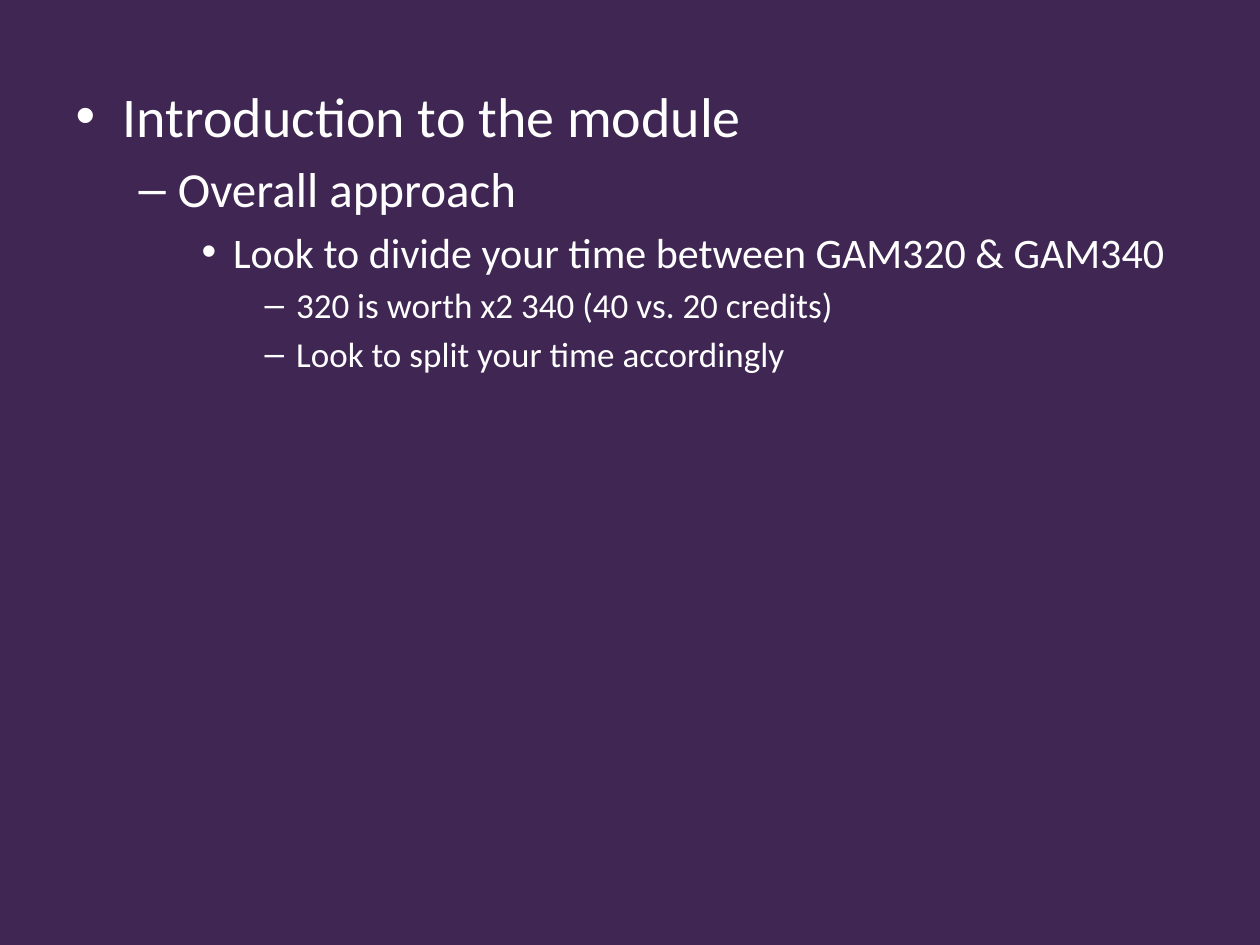
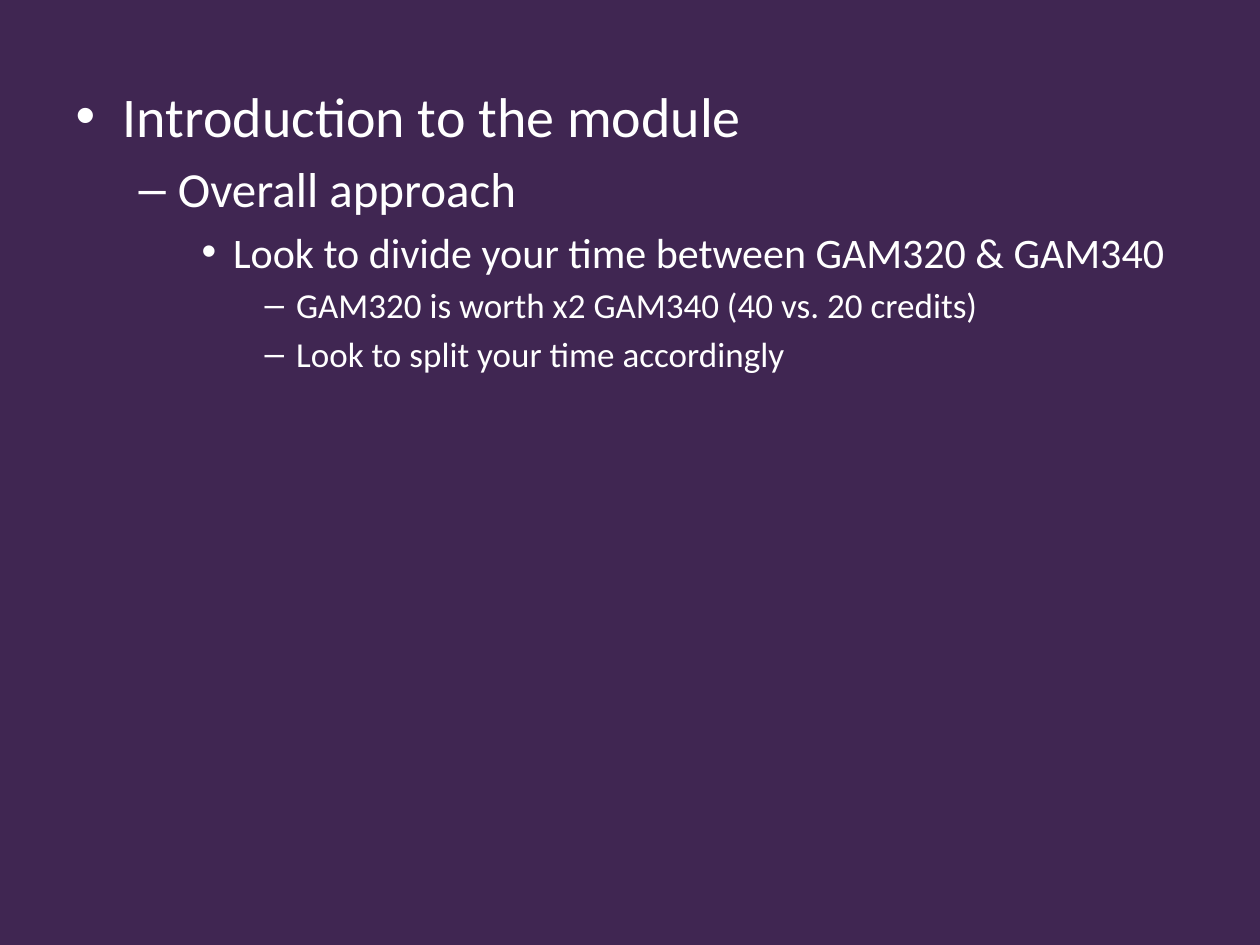
Before and after one commit to Falmouth-Games-Academy/ba-course-materials, a slide deck: slide 15 of GAM340/01/GAM340_01_lecture.pptx (slide 13 before the commit). Drawn at 1260x945 pixels with LibreOffice and Linux fonts; fonts in the diff are those of the drawing; background and template pictures are left out. Boxes give left, top, right and bottom in pixels: in the first picture for what was removed or moved away, otherwise in the second. Text is boxed around its words. In the diff, an @@ line names an element or a change of style, - is before the commit and + after.

```diff
--- a/GAM340/01/GAM340_01_lecture.pptx
+++ b/GAM340/01/GAM340_01_lecture.pptx
@@ text at box(296, 292, 978, 323): text changed @@
-      – 320 is worth x2 340 (40 vs. 20 credits)
+      – GAM320 is worth x2 GAM340 (40 vs. 20 credits)
```
Also in this commit, not shown: 3 other slides changed, 2 slides added, 1 other file.
